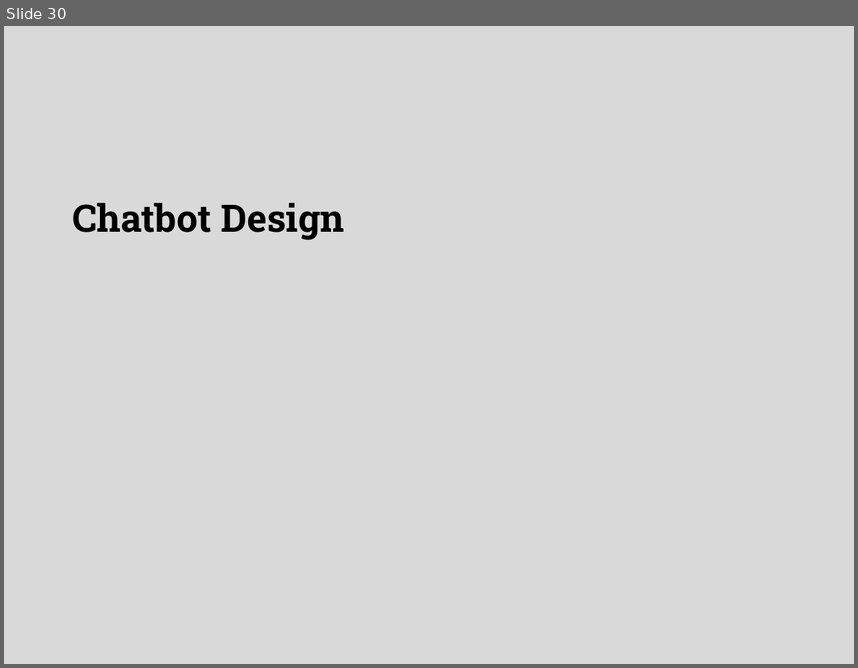
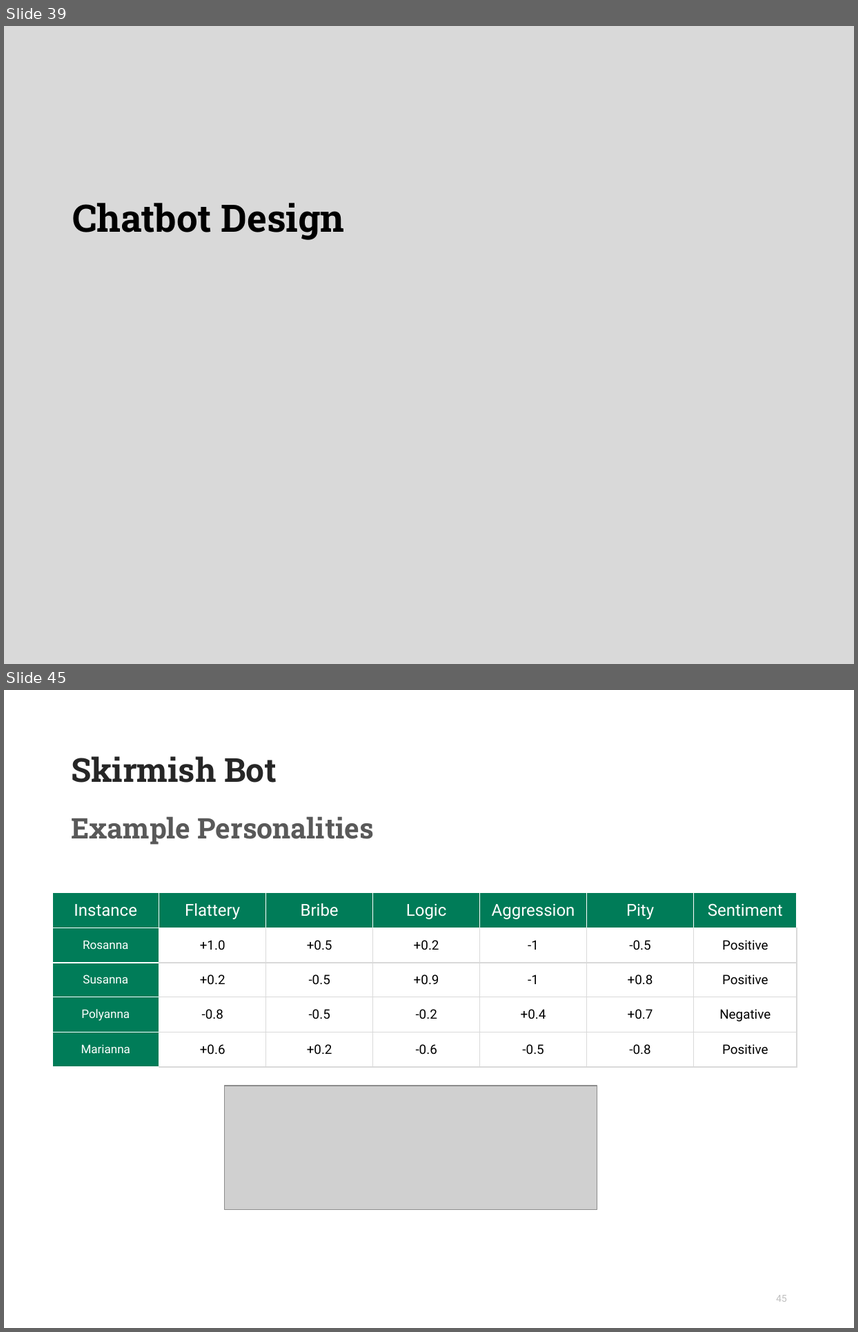
Before and after one commit to inkeaton/TakeThemOut, a slide deck: S4965918_SDAI_NLP_Slides.odp. Shown one above the other, each under a label of ours: slide 30 before the commit, slides 39 and 45 after it; the slides between them are not shown. The pictures are 858x668 and 858x1332 pixels, drawn with LibreOffice and Linux fonts; fonts in the diff are those of the drawing; grey boxes stand for pictures; background and template pictures are left out. Boxes give left, top, right and bottom in pixels: in the first picture for what was removed or moved away, otherwise in the second. Text is boxed around its words. In the diff, an @@ line names an element or a change of style, - is before the commit and + after.

```diff
--- a/S4965918_SDAI_NLP_Slides.odp
+++ b/S4965918_SDAI_NLP_Slides.odp
@@ slide 45 added at [4, 690, 854, 1328], background #FFFFFF @@
@@ title added at [71, 756, 277, 782], 28 pt, text #262626, bold @@
+Skirmish Bot
@@ text added at [71, 816, 374, 845], 24 pt, text #595959, bold @@
+Example Personalities
@@ table added at [52, 892, 798, 1067], 5 rows, 7 columns @@
+Instance | Flattery | Bribe | Logic | Aggression | Pity | Sentiment
+Rosanna | +1.0 | +0.5 | +0.2 | -1 | -0.5 | Positive
+Susanna | +0.2 | -0.5 | +0.9 | -1 | +0.8 | Positive
+Polyanna | -0.8 | -0.5 | -0.2 | +0.4 | +0.7 | Negative
+Marianna | +0.6 | +0.2 | -0.6 | -0.5 | -0.8 | Positive
@@ picture added at [224, 1085, 597, 1210] @@
@@ page number added at [776, 1294, 787, 1301], 8.2 pt, text #BFBFBF @@
+45
@@ what was slide 30 is now slide 39 @@
```
Also in this commit, not shown: 3 slides changed, 23 other slides added, 9 slides removed, 2 other files.
